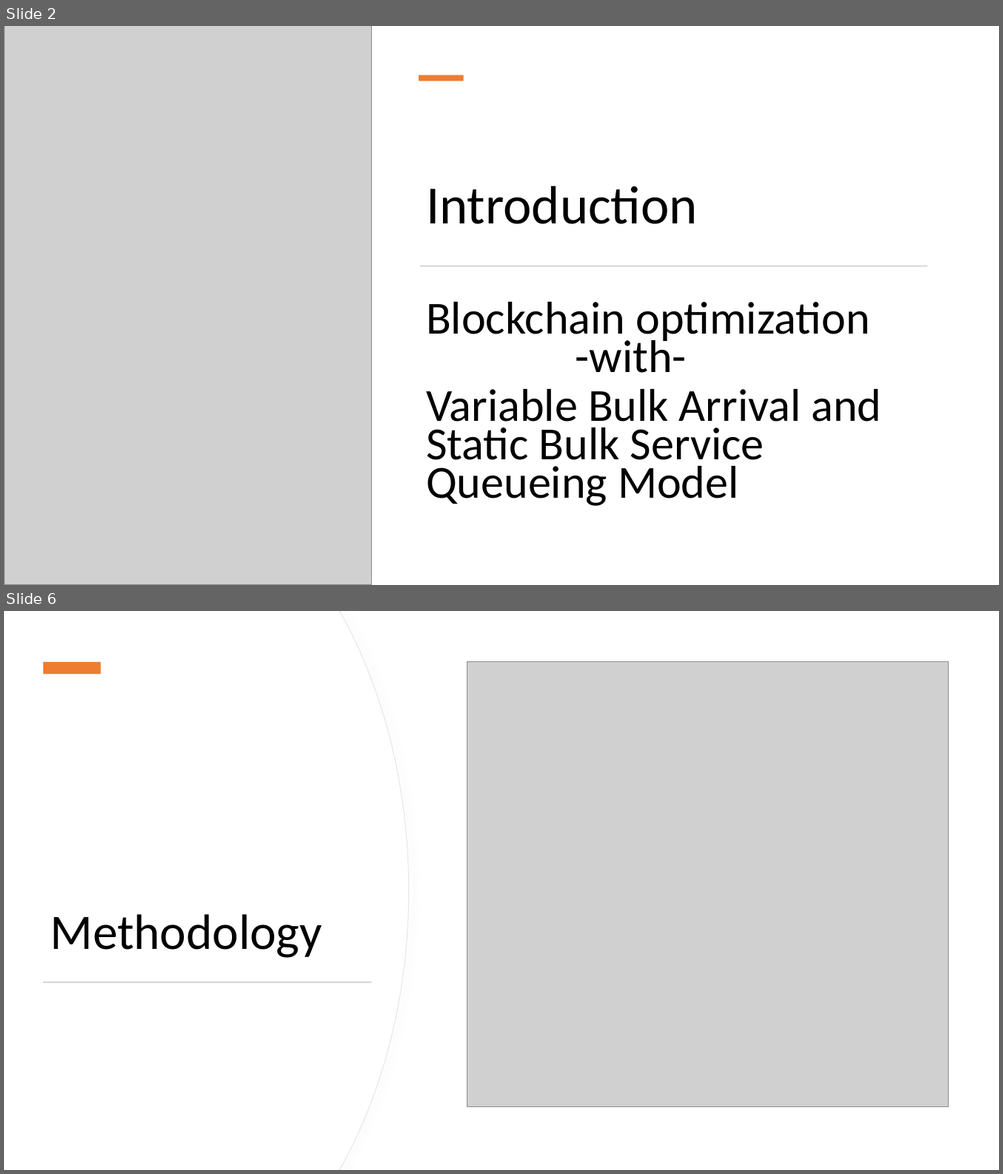
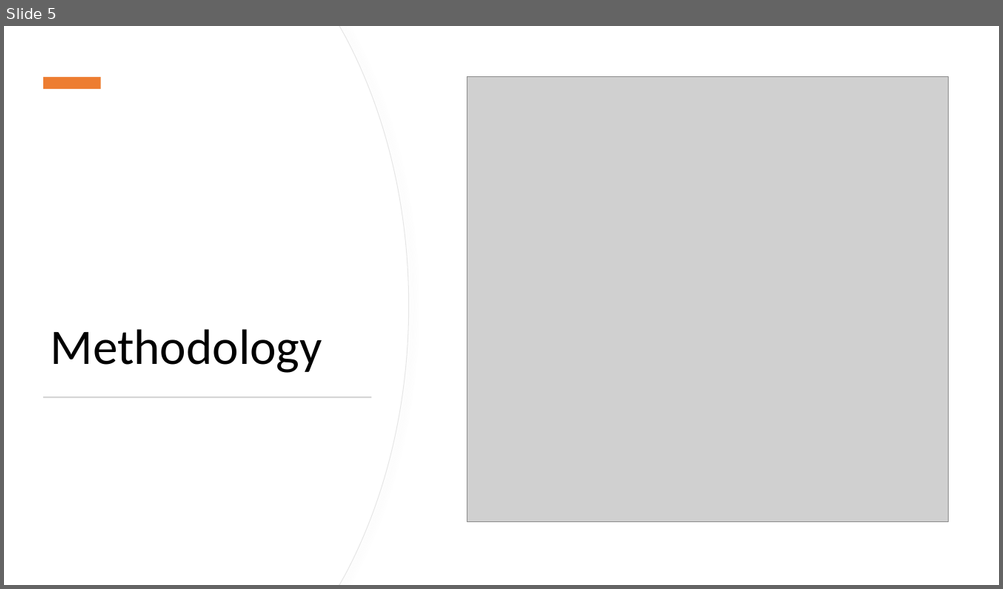
Before and after one commit to andrewqsmith/Block-Size-Optimization-for-VBASBS-Queueing-Model-for-Blockchain, a slide deck: Group Presentation.pptx. Shown one above the other, each under a label of ours: slides 2 and 6 before the commit, slide 5 after it; the slides between them are not shown. The pictures are 1003x1174 and 1003x589 pixels, drawn with LibreOffice and Linux fonts; fonts in the diff are those of the drawing; grey boxes stand for pictures. Boxes give left, top, right and bottom in pixels: in the first picture for what was removed or moved away, otherwise in the second. Text is boxed around its words. In the diff, an @@ line names an element or a change of style, - is before the commit and + after.

```diff
--- a/Group Presentation.pptx
+++ b/Group Presentation.pptx
@@ slide 2 removed at <box>4,26,999,585</box>, background #FFFFFF @@
@@ picture removed at <box>4,27,372,585</box> @@
@@ rectangle removed at <box>419,76,464,82</box> @@
@@ title removed at <box>426,186,697,224</box> @@
-Introduction
@@ rectangle removed at <box>421,266,928,267</box> @@
@@ text removed at <box>426,302,882,506</box> @@
-Blockchain optimization
--with-
-Variable Bulk Arrival and Static Bulk Service Queueing Model
@@ what was slide 6 is now slide 5 @@
```
Also in this commit, not shown: 2 slides changed, 4 slides added, 4 other slides removed.
